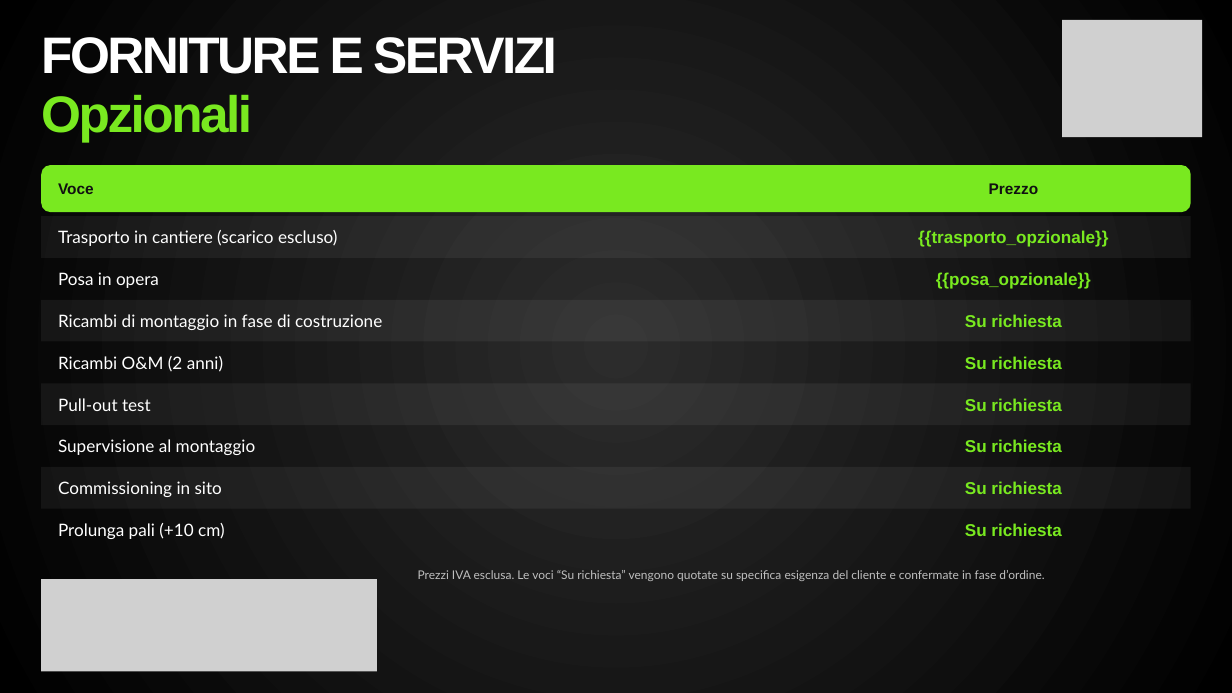
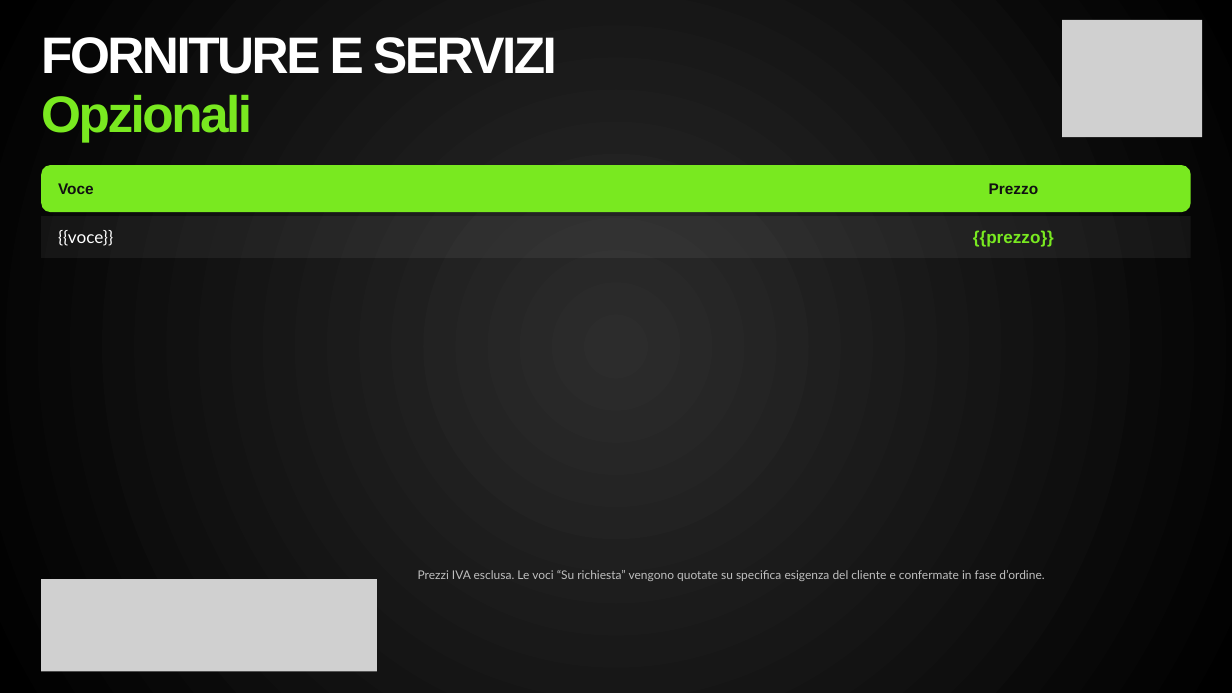
Before and after one commit to Giovanni301183/Conf, a slide deck: slide 9 of public/offerta/modello-offerta.pptx. Drawn at 1232x693 pixels with LibreOffice and Linux fonts; fonts in the diff are those of the drawing; grey boxes stand for pictures. Boxes give left, top, right and bottom in pixels: in the first picture for what was removed or moved away, otherwise in the second. Text is boxed around its words. In the diff, an @@ line names an element or a change of style, - is before the commit and + after.

```diff
--- a/public/offerta/modello-offerta.pptx
+++ b/public/offerta/modello-offerta.pptx
@@ text at (58,230,113,246): text changed @@
-Trasporto in cantiere (scarico escluso)
+{{voce}}
@@ text at (973,230,1054,247): text changed @@
-{{trasporto_opzionale}}
+{{prezzo}}
@@ text removed at (58,272,159,288) @@
-Posa in opera
@@ text removed at (936,272,1091,289) @@
-{{posa_opzionale}}
@@ rectangle removed at (41,300,1191,342) @@
@@ text removed at (58,314,382,330) @@
-Ricambi di montaggio in fase di costruzione
@@ text removed at (965,314,1061,327) @@
-Su richiesta
@@ text removed at (58,356,223,372) @@
-Ricambi O&M (2 anni)
@@ text removed at (965,356,1061,369) @@
-Su richiesta
@@ rectangle removed at (41,383,1191,425) @@
@@ text removed at (58,398,151,411) @@
-Pull-out test
@@ text removed at (965,398,1061,411) @@
-Su richiesta
@@ text removed at (58,439,256,455) @@
-Supervisione al montaggio
@@ text removed at (965,439,1061,452) @@
-Su richiesta
@@ rectangle removed at (41,467,1191,509) @@
@@ text removed at (58,481,222,497) @@
-Commissioning in sito
@@ text removed at (965,481,1061,494) @@
-Su richiesta
@@ text removed at (58,523,225,539) @@
-Prolunga pali (+10 cm)
@@ text removed at (965,523,1061,536) @@
-Su richiesta
```
Also in this commit, not shown: 1 other slide changed, 9 other files.
